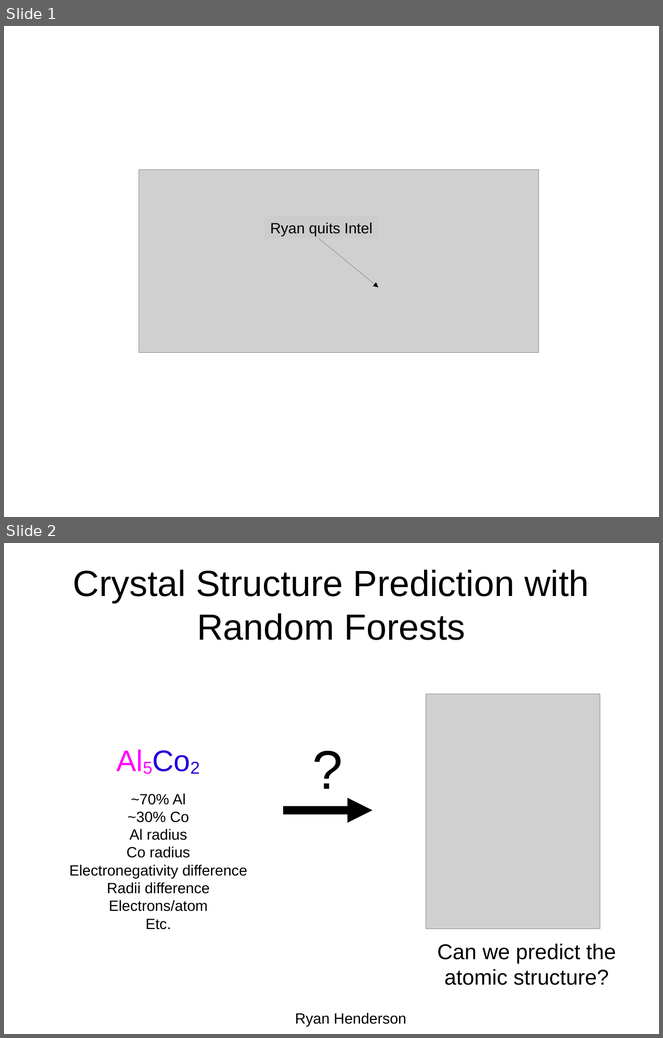
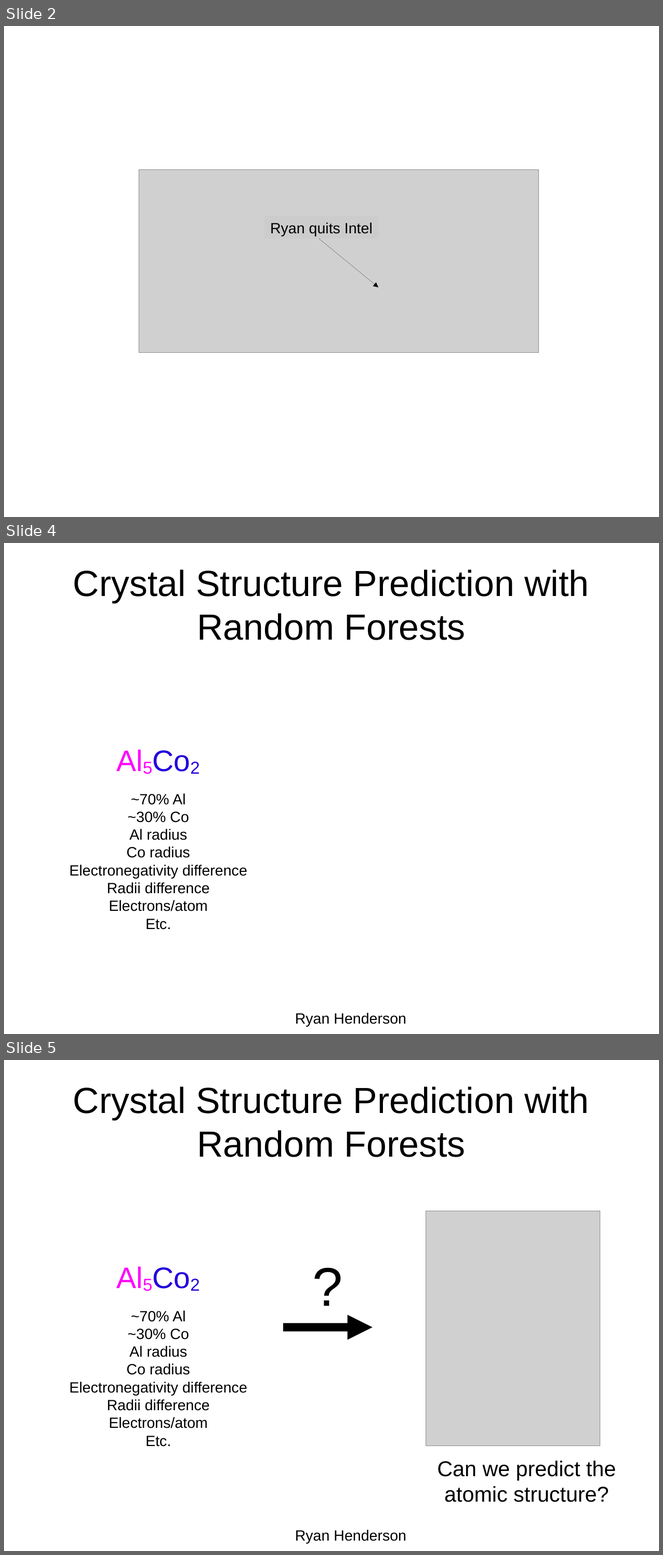
Before and after one commit to rhsimplex/matprojgeom, a slide deck: presentation.odp. Shown one above the other, each under a label of ours: slides 1 and 2 before the commit, slides 2, 4 and 5 after it; the slides between them are not shown. The pictures are 663x1038 and 663x1555 pixels, drawn with LibreOffice and Linux fonts; fonts in the diff are those of the drawing; grey boxes stand for pictures. Boxes give left, top, right and bottom in pixels: in the first picture for what was removed or moved away, otherwise in the second. Text is boxed around its words. In the diff, an @@ line names an element or a change of style, - is before the commit and + after.

```diff
--- a/presentation.odp
+++ b/presentation.odp
@@ slide 4 added at (x1=4, y1=543, x2=659, y2=1034), background #FFFFFF @@
@@ title added at (x1=73, y1=570, x2=589, y2=640), 44 pt, text #000000 @@
+Crystal Structure Prediction with Random Forests
@@ text added at (x1=111, y1=739, x2=206, y2=788), 36 pt, text #FF00FF @@
+Al5Co2
@@ text added at (x1=70, y1=794, x2=247, y2=930), 18 pt, text #000000 @@
+~70% Al
+~30% Co
+Al radius
+Co radius
+Electronegativity difference
+Radii difference
+Electrons/atom
+Etc.
@@ text added at (x1=295, y1=1013, x2=406, y2=1027), 18 pt, text #000000 @@
+Ryan Henderson
@@ what was slide 1 is now slide 2 @@
@@ what was slide 2 is now slide 5 @@
```
Also in this commit, not shown: 1 slide changed, 5 other slides added, 1 other file.
